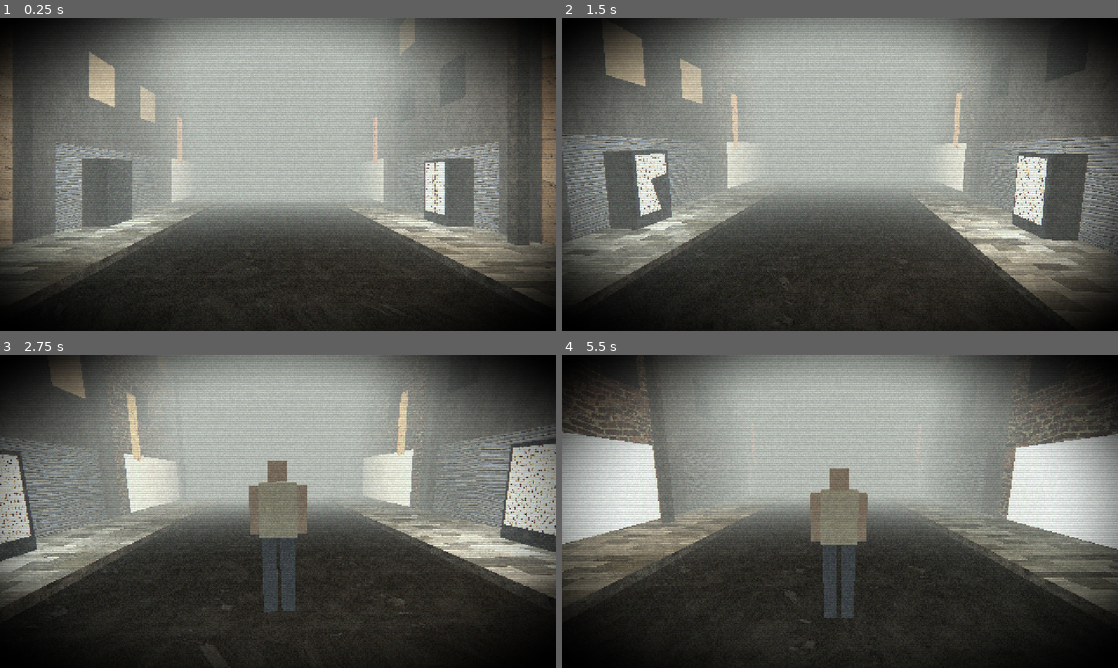
Above: before the commit, frames 1-4 (two rows, left to right).
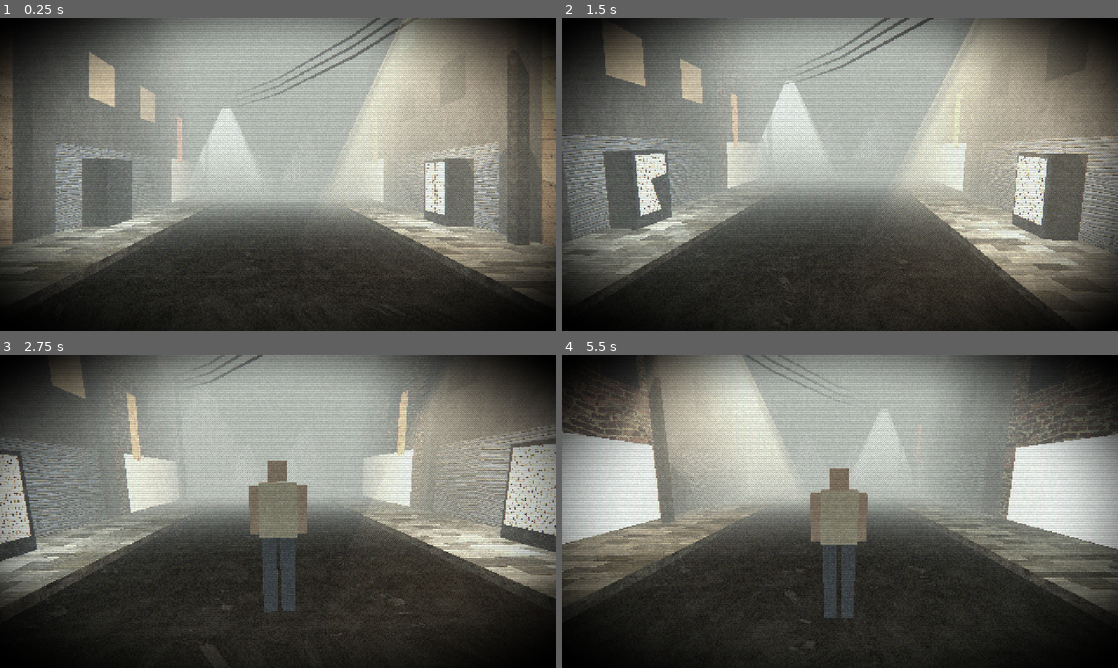
Above: after the commit, the same moments.

Repository: vareIIa/PSX
Game: Godot game, scene res://scenes/test/rua_teste.tscn
Same seed, same stepped clock (60 frames per second), same inputs: the game is played once before the commit and once after it.
Inputs (mouse positions are in pixels of both pictures, inside the frame that each line leads up to):
- Up to frame 1 (0.25 s): no input
- Up to frame 2 (1.5 s): tap Enter at 0.5 s; move the mouse to (867, 174) at 0.52 s; hold Ctrl (agachar) 0.53-1.28 s; hold W (mover_frente) from 0.53 s (still down); move the mouse to (812, 174) at 1.27 s; tap V (alternar_camera) at 1.35 s
- Up to frame 3 (2.75 s): keep holding W (mover_frente); move the mouse to (289, 505) at 2.02 s; hold Shift (correr) from 2.03 s (still down)
- Up to frame 4 (5.5 s): keep holding W (mover_frente); move the mouse to (834, 517) at 2.77 s; release Shift (correr) at 2.78 s; tap one key every 0.75 s from 2.85 s: E (interagir) F (lanterna) D (mover_dir) A (mover_esq); move the mouse to (878, 514) at 3.52 s; move the mouse to (795, 508) at 4.27 s; move the mouse to (845, 511) at 5.02 s

The runs differ from the first frame. In frame 1, 14% of the frame differs, in the area x 35-100%, y 0-66%; in frame 2, 16%, in the area x 35-100%, y 0-73%; in frame 3, 5.8%; in frame 4, 9.0%.

Commit message:
Facho de luz geometrico, lampadas com defeito e fiacao aerea
Facho de luz
- Novo psx_light_cone.gdshader: tronco de cone translucido somado por
  cima da cena, com o degrade na cor de vertice. Nao e raymarch, e a
  proibicao do ART-BIBLE secao 8 segue valendo. E o que o PS1 fazia, e
  por isso o facho aparece facetado em vez de suave
- PSXMesh.cone gera o tronco com oito lados, alfa caindo com o quadrado
- Alfa passa por dither Bayer: o PS1 nao tinha transparencia por pixel,
  ele alternava pixels num padrao ordenado
- Silhueta atenuada pelo angulo de encaramento, senao o cone vira um
  triangulo recortado de papel
- Forca vira campo do FogPreset. Nao segue a densidade linearmente por um
  motivo perceptual: em nevoa densa o fundo ja e claro e pouco brilho
  somado ja le como facho, enquanto muito estoura em branco chapado

Lampadas
- Componente Lampada junta fonte, facho e emissao, que tem que piscar
  juntos ou o efeito quebra
- Padroes por tipo de lampada, nao ruido aleatorio. Sodio de rua apaga de
  vez e reacende devagar porque o vapor precisa reaquecer; fluorescente
  surta em rajada rapida e volta. Errar isso faz o cenario parecer
  discoteca em vez de rua abandonada
- Um poste em cada tres tem defeito: o defeito so assusta quando e excecao

Fiacao aerea
- Ziguezague entre postes, tres cabos por vao em parabola de quatro
  segmentos. Estava previsto na Fase 4 do plano

Bug encontrado pela verificacao nova
- As maquinas de venda dos dois lados da rua ficam no mesmo z, entao
  derivavam a mesma semente e piscavam em sincronia, o que le como queda
  de energia geral em vez de lampada estragada. O lado agora entra na
  semente e no nome do no

Verificacao
- Captura passa a contar frames de FISICA, de passo fixo, entao o mesmo
  numero de frame e sempre o mesmo instante de simulacao. Sem isso nada
  animado no tempo sairia igual em duas capturas
- Novo ./dev.sh flicker: amostra 15 s de simulacao e afirma que o defeito
  varia, que a estavel nao varia e que ninguem pisca em sincronia
- 186 assercoes de contrato, agora cobrindo blend_add e depth_draw_never
  no shader do facho

Co-Authored-By: Claude Opus 5 <noreply@anthropic.com>

Diff:
--- a/game/resources/fog/fog_denso.tres
+++ b/game/resources/fog/fog_denso.tres
@@ -16,3 +16,4 @@
 grade_tint = Color(0.960784, 0.980392, 0.968627, 1)
 ambient_energy = 0.90
 ambient_color = Color(0.788235, 0.803922, 0.776471, 1)
+facho_forca = 0.42
--- a/game/resources/fog/fog_interior.tres
+++ b/game/resources/fog/fog_interior.tres
@@ -16,3 +16,4 @@
 grade_tint = Color(1.000000, 0.956863, 0.901961, 1)
 ambient_energy = 0.55
 ambient_color = Color(0.419608, 0.400000, 0.360784, 1)
+facho_forca = 0.38
--- a/game/resources/fog/fog_leve.tres
+++ b/game/resources/fog/fog_leve.tres
@@ -16,3 +16,4 @@
 grade_tint = Color(1.000000, 1.000000, 1.000000, 1)
 ambient_energy = 0.60
 ambient_color = Color(0.541176, 0.580392, 0.564706, 1)
+facho_forca = 0.66
--- a/game/resources/fog/fog_off.tres
+++ b/game/resources/fog/fog_off.tres
@@ -16,3 +16,4 @@
 grade_tint = Color(0.933333, 0.968627, 0.949020, 1)
 ambient_energy = 0.5
 ambient_color = Color(0.239216, 0.329412, 0.313725, 1)
+facho_forca = 0.3
--- /dev/null
+++ b/game/resources/materials/mat_cone_luz.tres
@@ -0,0 +1,15 @@
+[gd_resource type="ShaderMaterial" load_steps=2 format=3]
+
+[ext_resource type="Shader" path="res://shaders/psx_light_cone.gdshader" id="1_shader"]
+
+[resource]
+resource_name = "mat_cone_luz"
+render_priority = 1
+shader = ExtResource("1_shader")
+shader_parameter/cor = Color(1, 1, 1, 1)
+shader_parameter/intensidade = 1.0
+shader_parameter/fade_inicio = 12.0
+shader_parameter/fade_fim = 26.0
+shader_parameter/fade_perto = 1.2
+shader_parameter/snap_resolution = Vector2(240, 135)
+shader_parameter/use_snap = true
--- /dev/null
+++ b/game/shaders/psx_light_cone.gdshader
@@ -0,0 +1,86 @@
+// Facho de luz como geometria somada. O jeito que o PS1 fazia.
+//
+// O ART-BIBLE secao 8 proibe nevoa volumetrica com raymarch, e a proibicao segue
+// valendo. Isto nao e raymarch: e um tronco de cone translucido somado por cima
+// da cena, com o degrade na cor de vertice. Silent Hill e Resident Evil faziam
+// exatamente assim, e por isso o facho aparece facetado em vez de suave.
+//
+// A intensidade sobe com a densidade da nevoa, porque e a nevoa que da o que
+// iluminar. Com nevoa desligada o facho quase some, que e o correto.
+
+shader_type spatial;
+render_mode blend_add, unshaded, cull_disabled, depth_draw_never,
+	shadows_disabled, vertex_lighting;
+
+// Multiplicador global. A cor de cada lampada vem da cor de vertice do cone,
+// senao o material compartilhado faria todos os postes terem a mesma cor.
+uniform vec4 cor : source_color = vec4(1.0, 1.0, 1.0, 1.0);
+uniform float intensidade : hint_range(0.0, 4.0) = 1.0;
+
+// Modulada pelo script da lampada. E instance uniform para cada poste piscar no
+// seu proprio ritmo sem duplicar material.
+instance uniform float piscar = 1.0;
+
+// O facho some de longe: somar geometria brilhante no fundo da rua entrega o
+// truque e polui o horizonte.
+uniform float fade_inicio = 12.0;
+uniform float fade_fim = 26.0;
+
+// Fatia de perto, para a camera nao entrar dentro de um bloco de luz solido.
+uniform float fade_perto = 1.2;
+
+uniform vec2 snap_resolution = vec2(240.0, 135.0);
+uniform bool use_snap = true;
+
+const float BAYER[16] = float[](
+	 0.0,  8.0,  2.0, 10.0,
+	12.0,  4.0, 14.0,  6.0,
+	 3.0, 11.0,  1.0,  9.0,
+	15.0,  7.0, 13.0,  5.0
+);
+
+varying float v_alpha;
+varying float v_dist;
+varying vec3 v_cor;
+varying vec3 v_normal_view;
+varying vec3 v_pos_view;
+
+void vertex() {
+	vec4 clip = PROJECTION_MATRIX * MODELVIEW_MATRIX * vec4(VERTEX, 1.0);
+
+	// O facho tem que tremer junto com o cenario. Sem snap ele desliza sobre a
+	// geometria e denuncia que e um objeto separado.
+	if (use_snap && clip.w > 0.0) {
+		vec3 ndc = clip.xyz / clip.w;
+		ndc.xy = floor(ndc.xy * snap_resolution) / snap_resolution;
+		clip = vec4(ndc * clip.w, clip.w);
+	}
+	POSITION = clip;
+
+	v_alpha = COLOR.a;
+	v_cor = COLOR.rgb;
+	vec3 pv = (MODELVIEW_MATRIX * vec4(VERTEX, 1.0)).xyz;
+	v_pos_view = pv;
+	v_dist = length(pv);
+	v_normal_view = normalize((MODELVIEW_MATRIX * vec4(NORMAL, 0.0)).xyz);
+}
+
+void fragment() {
+	float a = v_alpha * intensidade * piscar;
+
+	// Suaviza a silhueta: de raspao o cone some, de frente ele aparece inteiro.
+	float encaramento = abs(dot(normalize(v_normal_view), normalize(-v_pos_view)));
+	a *= smoothstep(0.0, 0.5, encaramento);
+
+	a *= 1.0 - smoothstep(fade_inicio, fade_fim, v_dist);
+	a *= smoothstep(0.0, fade_perto, v_dist);
+
+	// Dither na transparencia. O PS1 nao tinha alfa por pixel de verdade: ele
+	// alternava pixels num padrao ordenado, e e isso que da o facho granulado
+	// em vez de um degrade limpo de motor moderno.
+	int idx = int(mod(FRAGCOORD.y, 4.0)) * 4 + int(mod(FRAGCOORD.x, 4.0));
+	a += (BAYER[idx] / 16.0 - 0.5) * 0.12;
+
+	ALBEDO = cor.rgb * v_cor;
+	ALPHA = clamp(a, 0.0, 1.0);
+}
--- a/game/src/levels/rua_teste.gd
+++ b/game/src/levels/rua_teste.gd
@@ -33,6 +33,8 @@
 var _mats: Dictionary[StringName, ShaderMaterial] = {}
 var _tris: int = 0
 var _rng := RandomNumberGenerator.new()
+## Topo de cada poste, na ordem de colocacao. A fiacao liga um ao seguinte.
+var _topos_de_poste: Array[Vector3] = []
 
 
 func _ready() -> void:
@@ -96,10 +98,16 @@
 	# Postes com fiacao, alternando de lado
 	var z := -8.0
 	var lado_poste := 1.0
+	var n_poste := 0
 	while z > -COMPRIMENTO + 6.0:
-		_poste(Vector3(lado_poste * (borda + LARGURA_CALCADA - 0.5), 0.0, z), lado_poste)
+		_poste(Vector3(lado_poste * (borda + LARGURA_CALCADA - 0.5), 0.0, z),
+			lado_poste, n_poste)
 		z -= ESPACO_POSTE
 		lado_poste *= -1.0
+		n_poste += 1
+
+	# Depois dos postes, senao nao ha topo para ligar.
+	_fiacao()
 
 	_colisao_chao(meio)
 
@@ -183,16 +191,21 @@
 	_plano("MaquinaVitrine", Vector2(0.92, 1.5), &"maquina_venda",
 		Transform3D(giro, pos + Vector3(-lado * 0.37, 1.05, 0.0)))
 
-	var luz := OmniLight3D.new()
-	luz.position = pos + Vector3(-lado * 0.9, 1.1, 0.0)
-	luz.light_color = Color("eaf2ff")
-	luz.light_energy = 2.2
-	luz.omni_range = 5.5
-	luz.shadow_enabled = false
-	_luzes.add_child(luz)
-
-
-func _poste(pos: Vector3, lado: float) -> void:
+	# Fluorescente de maquina de venda: a que treme em rajada, nao a que morre.
+	var lampada := Lampada.new()
+	var etiqueta := "%s%d" % ["E" if lado < 0.0 else "D", int(abs(pos.z))]
+	lampada.name = "Maquina" + etiqueta
+	lampada.position = pos + Vector3(-lado * 0.9, 1.1, 0.0)
+	lampada.cor = Color("eaf2ff")
+	lampada.energia = 2.2
+	lampada.alcance = 5.5
+	lampada.facho_visivel = false
+	lampada.semente = 9001 + int(abs(pos.z) * 7.0) + (523 if lado > 0.0 else 0)
+	lampada.padrao = Lampada.Padrao.FLUORESCENTE
+	_luzes.add_child(lampada)
+
+
+func _poste(pos: Vector3, lado: float, indice: int) -> void:
 	var mastro := MeshInstance3D.new()
 	mastro.name = "Poste"
 	var mesh := PSXMesh.box(Vector3(0.22, 7.0, 0.22), 0.6)
@@ -203,7 +216,7 @@
 	_geo.add_child(mastro)
 	_tris += PSXMesh.triangle_count(mesh)
 
-	# Braco e luminaria projetados sobre a rua
+	# Braco projetado sobre a rua
 	var braco := MeshInstance3D.new()
 	braco.name = "PosteBraco"
 	var bm := PSXMesh.box(Vector3(1.5, 0.1, 0.1), 1.0)
@@ -214,14 +227,71 @@
 	_geo.add_child(braco)
 	_tris += PSXMesh.triangle_count(bm)
 
-	var luz := OmniLight3D.new()
-	luz.position = pos + Vector3(-lado * 1.4, 6.4, 0.0)
-	luz.light_color = LUZ_POSTE_COR
-	luz.light_energy = LUZ_POSTE_ENERGIA
-	luz.omni_range = LUZ_POSTE_ALCANCE
-	luz.omni_attenuation = 1.1
-	luz.shadow_enabled = false
-	_luzes.add_child(luz)
+	# Um poste em cada tres esta morrendo. Uma rua inteira piscando vira
+	# discoteca; o defeito so assusta quando e excecao.
+	var lampada := Lampada.new()
+	lampada.name = "Lampada%d" % indice
+	lampada.position = pos + Vector3(-lado * 1.4, 6.35, 0.0)
+	lampada.cor = LUZ_POSTE_COR
+	lampada.energia = LUZ_POSTE_ENERGIA
+	lampada.alcance = LUZ_POSTE_ALCANCE
+	lampada.raio_base = 3.2
+	lampada.altura_facho = 6.2
+	lampada.semente = 4001 + indice * 137
+	lampada.padrao = Lampada.Padrao.SODIO_FALHANDO if indice % 3 == 1 \
+		else Lampada.Padrao.ESTAVEL
+	_luzes.add_child(lampada)
+
+	_topos_de_poste.append(pos + Vector3(0.0, 6.9, 0.0))
+
+
+## Fiacao aerea em ziguezague entre os postes. E o elemento que mais marca a rua
+## japonesa suburbana da referencia, mais que qualquer fachada.
+##
+## O cabo desenha uma catenaria, mas a curva exata nao importa numa tela de
+## 480x270: uma parabola com quatro segmentos ja da a barriga que o olho espera,
+## e custa um sexto dos triangulos.
+func _fiacao() -> void:
+	const SEGMENTOS := 4
+	const ALTURAS := [0.0, -0.35, -0.7]
+	const BARRIGA := 0.9
+
+	for i in _topos_de_poste.size() - 1:
+		var a := _topos_de_poste[i]
+		var b := _topos_de_poste[i + 1]
+		for nivel: float in ALTURAS:
+			var desloc := Vector3(0.0, nivel, 0.0)
+			var anterior := a + desloc
+			for seg in range(1, SEGMENTOS + 1):
+				var t := float(seg) / float(SEGMENTOS)
+				var ponto := (a + desloc).lerp(b + desloc, t)
+				ponto.y -= BARRIGA * 4.0 * t * (1.0 - t)
+				_cabo(anterior, ponto)
+				anterior = ponto
+
+
+## Um trecho reto de cabo entre dois pontos.
+func _cabo(de: Vector3, para: Vector3) -> void:
+	var vetor := para - de
+	var comprimento := vetor.length()
+	if comprimento < 0.01:
+		return
+
+	var mi := MeshInstance3D.new()
+	mi.name = "Cabo"
+	var mesh := PSXMesh.box(Vector3(comprimento, 0.06, 0.06), 0.5)
+	mi.mesh = mesh
+	mi.material_override = _mats.get(&"metal")
+	# Alinha o eixo X da caixa com a direcao do cabo.
+	var direcao := vetor / comprimento
+	var eixo := Vector3.RIGHT.cross(direcao)
+	var base := Basis()
+	if eixo.length_squared() > 0.000001:
+		base = Basis(eixo.normalized(), Vector3.RIGHT.angle_to(direcao))
+	mi.transform = Transform3D(base, de + vetor * 0.5)
+	mi.cast_shadow = GeometryInstance3D.SHADOW_CASTING_SETTING_OFF
+	_geo.add_child(mi)
+	_tris += PSXMesh.triangle_count(mesh)
 
 
 # --- utilitarios ------------------------------------------------------------
--- a/game/src/render/psx_mesh.gd
+++ b/game/src/render/psx_mesh.gd
@@ -91,6 +91,70 @@
 	return mesh
 
 
+## Tronco de cone aberto, sem tampas, para o facho de luz sob um poste.
+##
+## O ART-BIBLE proibe nevoa volumetrica com raymarch, e com razao: o PS1 nao
+## tinha. O que ele tinha era exatamente isto, um cone de geometria translucida
+## somada por cima da cena. O degrade fica na cor de vertice, entao a queda de
+## intensidade e interpolada por vertice como todo o resto do contrato.
+##
+## Poucos lados de proposito: o facho tem que ler como poligono, nao como cone
+## suave. Oito e o numero que os jogos da epoca usavam.
+static func cone(
+	raio_topo: float,
+	raio_base: float,
+	altura: float,
+	lados: int = 8,
+	aneis: int = 3,
+	cor_topo: Color = Color(1.0, 1.0, 1.0, 1.0),
+	cor_base: Color = Color(1.0, 1.0, 1.0, 0.0)
+) -> ArrayMesh:
+	lados = maxi(3, lados)
+	aneis = maxi(1, aneis)
+
+	var verts := PackedVector3Array()
+	var norms := PackedVector3Array()
+	var uvs := PackedVector2Array()
+	var colors := PackedColorArray()
+	var idx := PackedInt32Array()
+
+	for a in aneis + 1:
+		var t := float(a) / float(aneis)
+		var y := -altura * t
+		var raio := lerpf(raio_topo, raio_base, t)
+		# Alfa cai com o quadrado: luz espalhada perde intensidade rapido perto
+		# da fonte e devagar longe dela, e linear le como cone de papel.
+		var cor := cor_topo.lerp(cor_base, t * t)
+		for l in lados + 1:
+			var ang := TAU * float(l) / float(lados)
+			var dir := Vector3(cos(ang), 0.0, sin(ang))
+			verts.append(dir * raio + Vector3(0.0, y, 0.0))
+			norms.append(dir)
+			uvs.append(Vector2(float(l) / float(lados), t))
+			colors.append(cor)
+
+	var passo := lados + 1
+	for a in aneis:
+		for l in lados:
+			var v0 := a * passo + l
+			var v1 := v0 + 1
+			var v2 := v0 + passo
+			var v3 := v2 + 1
+			idx.append_array([v0, v2, v1, v1, v2, v3])
+
+	var arrays := []
+	arrays.resize(Mesh.ARRAY_MAX)
+	arrays[Mesh.ARRAY_VERTEX] = verts
+	arrays[Mesh.ARRAY_NORMAL] = norms
+	arrays[Mesh.ARRAY_TEX_UV] = uvs
+	arrays[Mesh.ARRAY_COLOR] = colors
+	arrays[Mesh.ARRAY_INDEX] = idx
+
+	var mesh := ArrayMesh.new()
+	mesh.add_surface_from_arrays(Mesh.PRIMITIVE_TRIANGLES, arrays)
+	return mesh
+
+
 ## Numero de triangulos de uma malha, para conferir budget do ART-BIBLE secao 10.
 static func triangle_count(mesh: Mesh) -> int:
 	var total := 0
--- a/game/src/systems/capture_tool.gd
+++ b/game/src/systems/capture_tool.gd
@@ -8,8 +8,10 @@
 ##
 ##     godot --path game -- --shot=out.png --shot-frame=30 --shot-quit
 ##
-## `--shot-frame` precisa ser generoso: shader compila no primeiro uso e o
-## primeiro frame sai sem ele.
+## `--shot-frame` conta frames de FISICA, nao de render. A fisica roda em passo
+## fixo de 60 Hz, entao o frame 60 e sempre 1,0 s de simulacao, independente da
+## velocidade da maquina. Sem isso nada que se anima no tempo, como o piscar dos
+## postes, sairia igual em duas capturas seguidas.
 extends Node
 
 const DEFAULT_FRAME := 30
@@ -17,6 +19,8 @@
 var _target_path: String = ""
 var _target_frame: int = DEFAULT_FRAME
 var _quit_after: bool = false
+## Passo de amostragem do nivel das lampadas, em frames de fisica. Zero desliga.
+var _sample_step: int = 0
 var _frames: int = 0
 var _done: bool = false
 
@@ -24,9 +28,9 @@
 func _ready() -> void:
 	_parse_args(OS.get_cmdline_user_args())
 	if _target_path.is_empty():
-		set_process(false)
+		set_physics_process(false)
 		return
-	print("[capture] gravando %s no frame %d" % [_target_path, _target_frame])
+	print("[capture] gravando %s no frame de fisica %d" % [_target_path, _target_frame])
 
 
 func _parse_args(args: PackedStringArray) -> void:
@@ -37,12 +41,19 @@
 			_target_frame = maxi(1, arg.trim_prefix("--shot-frame=").to_int())
 		elif arg == "--shot-quit":
 			_quit_after = true
+		elif arg.begins_with("--sample="):
+			_sample_step = maxi(1, arg.trim_prefix("--sample=").to_int())
 
 
-func _process(_delta: float) -> void:
+func _physics_process(_delta: float) -> void:
 	if _done:
 		return
 	_frames += 1
+
+	if _sample_step > 0 and _frames % _sample_step == 0:
+		for l: Node in get_tree().get_nodes_in_group(&"lampada"):
+			print("[amostra] %d %s %.3f" % [_frames, l.name, l.nivel])
+
 	if _frames < _target_frame:
 		return
 	_done = true
@@ -74,6 +85,9 @@
 	if jogador != null:
 		print("[capture] jogador em %.2f, %.2f, %.2f"
 			% [jogador.global_position.x, jogador.global_position.y, jogador.global_position.z])
+	for l: Node in get_tree().get_nodes_in_group(&"lampada"):
+		print("[lampada] %s %.3f" % [l.name, l.nivel])
+
 	_finish(0)
 
 
--- a/game/src/world/fog_preset.gd
+++ b/game/src/world/fog_preset.gd
@@ -40,6 +40,15 @@
 ## preto, e usa-lo como ambiente apaga a cena inteira. Por isso a cor e separada.
 @export var ambient_color: Color = Color("c9cdc6")
 
+## Forca do facho de luz geometrico sob as lampadas.
+##
+## Nao segue a densidade da nevoa de forma linear, e por um motivo perceptual:
+## em nevoa densa o fundo ja e claro, entao pouco brilho somado ja le como facho
+## e muito brilho estoura em branco chapado. Em nevoa leve o fundo e escuro e o
+## facho precisa de mais para aparecer. Por isso o valor e ajustado por preset em
+## vez de calculado.
+@export_range(0.0, 2.0, 0.01) var facho_forca: float = 0.5
+
 
 ## Valida o preset contra as regras do ART-BIBLE.
 ## Retorna lista vazia quando o preset esta correto.
--- /dev/null
+++ b/game/src/world/lampada.gd
@@ -0,0 +1,230 @@
+## Lampada com facho de luz geometrico e defeito proprio.
+##
+## Junta tres coisas que tem que piscar juntas ou o efeito quebra: a fonte
+## dinamica, o cone de luz somado e a emissao do corpo da luminaria. Piscar so a
+## luz e deixar o facho aceso denuncia o truque na hora.
+##
+## Os padroes nao sao ruido aleatorio. Lampada de sodio de rua morre de um jeito
+## especifico: apaga de vez, fica escura alguns segundos e volta devagar, porque
+## o vapor precisa reaquecer. Fluorescente faz o oposto, surta em rajada rapida e
+## volta. Errar isso faz o cenario parecer discoteca em vez de rua abandonada.
+class_name Lampada
+extends Node3D
+
+const MAT_CONE := "res://resources/materials/mat_cone_luz.tres"
+
+enum Padrao {
+	ESTAVEL,          ## acesa, com uma ondulacao quase imperceptivel
+	SODIO_FALHANDO,   ## apaga de vez e reacende devagar
+	FLUORESCENTE,     ## rajadas rapidas de tremulacao
+	MORTA,            ## apagada, com um estalo raro
+}
+
+@export var padrao: Padrao = Padrao.ESTAVEL
+@export var cor: Color = Color("ffb763")
+@export_range(0.0, 12.0, 0.1) var energia: float = 3.6
+@export_range(0.5, 40.0, 0.5) var alcance: float = 11.5
+@export_range(0.0, 4.0, 0.05) var atenuacao: float = 1.1
+
+@export_group("Facho")
+@export var facho_visivel: bool = true
+@export_range(0.05, 3.0, 0.05) var raio_topo: float = 0.28
+@export_range(0.2, 12.0, 0.1) var raio_base: float = 3.1
+@export_range(0.5, 20.0, 0.1) var altura_facho: float = 6.3
+
+## Semente do defeito. Duas lampadas com a mesma semente piscam iguais, o que
+## fica obviamente artificial numa fileira de postes.
+@export var semente: int = 0
+
+## Nivel atual, de 0 a 1. Outros sistemas podem ler, por exemplo para o radio
+## chiar quando a luz cai.
+var nivel: float = 1.0
+
+signal apagou()
+signal acendeu()
+
+var _luz: OmniLight3D
+var _facho: MeshInstance3D
+var _rng := RandomNumberGenerator.new()
+
+var _estado: int = 0
+var _restante: float = 0.0
+var _t: float = 0.0
+var _alvo: float = 1.0
+var _de: float = 1.0
+var _dur: float = 1.0
+var _estava_aceso: bool = true
+
+
+func _ready() -> void:
+	add_to_group(&"lampada")
+	_rng.seed = semente if semente != 0 else hash(get_path())
+	_montar()
+	_sortear_estado_inicial()
+	Settings.changed.connect(_aplicar_densidade)
+	_aplicar_densidade()
+
+
+func _montar() -> void:
+	_luz = OmniLight3D.new()
+	_luz.name = "Fonte"
+	_luz.light_color = cor
+	_luz.light_energy = energia
+	_luz.omni_range = alcance
+	_luz.omni_attenuation = atenuacao
+	# ART-BIBLE secao 7 — o PS1 nao tinha sombra dinamica
+	_luz.shadow_enabled = false
+	add_child(_luz)
+
+	if not facho_visivel:
+		return
+
+	_facho = MeshInstance3D.new()
+	_facho.name = "Facho"
+	# A cor entra na malha, nao no material: o material e compartilhado.
+	_facho.mesh = PSXMesh.cone(raio_topo, raio_base, altura_facho, 8, 3,
+		Color(cor.r, cor.g, cor.b, 0.5), Color(cor.r, cor.g, cor.b, 0.0))
+	if ResourceLoader.exists(MAT_CONE):
+		_facho.material_override = load(MAT_CONE)
+	else:
+		push_error("Lampada: material do facho ausente em %s" % MAT_CONE)
+	_facho.cast_shadow = GeometryInstance3D.SHADOW_CASTING_SETTING_OFF
+	# O facho e translucido e somado: entra depois de tudo que e opaco.
+	_facho.sorting_offset = -1.0
+	add_child(_facho)
+
+
+## O facho so tem o que iluminar se houver nevoa. Com nevoa densa ele domina a
+## cena, com nevoa desligada ele quase some. Isso e o que amarra o efeito ao
+## sistema de oclusao em vez de deixar solto como enfeite.
+func _aplicar_densidade() -> void:
+	if _facho == null:
+		return
+	# Densidade e global, entao vai no material compartilhado mesmo.
+	_facho.material_override.set_shader_parameter(
+		&"intensidade", Settings.fog_preset().facho_forca)
+
+
+func _physics_process(delta: float) -> void:
+	if padrao == Padrao.ESTAVEL:
+		_t += delta
+		# Ondulacao minima. Nao e para ser notada, e para a luz nao parecer
+		# congelada quando o jogador fica parado olhando para ela.
+		nivel = 1.0 + sin(_t * 2.3) * 0.015
+	else:
+		_avancar(delta)
+
+	_aplicar_nivel()
+
+
+func _aplicar_nivel() -> void:
+	_luz.light_energy = energia * nivel
+	if _facho != null:
+		_facho.set_instance_shader_parameter(&"piscar", nivel)
+
+	var aceso := nivel > 0.25
+	if aceso != _estava_aceso:
+		_estava_aceso = aceso
+		if aceso:
+			acendeu.emit()
+		else:
+			apagou.emit()
+
+
+# --- maquina de estados do defeito ------------------------------------------
+
+func _avancar(delta: float) -> void:
+	_restante -= delta
+	_t += delta
+
+	if _restante > 0.0:
+		nivel = _interpolar()
+		return
+
+	match padrao:
+		Padrao.SODIO_FALHANDO: _proximo_sodio()
+		Padrao.FLUORESCENTE: _proximo_fluorescente()
+		Padrao.MORTA: _proximo_morta()
+		_: nivel = 1.0
+
+
+func _interpolar() -> float:
+	if _dur <= 0.0:
+		return _alvo
+	var k := clampf(1.0 - _restante / _dur, 0.0, 1.0)
+	return lerpf(_de, _alvo, k)
+
+
+func _ir_para(alvo: float, duracao: float) -> void:
+	_de = nivel
+	_alvo = alvo
+	_dur = maxf(0.0001, duracao)
+	_restante = _dur
+
+
+## Sodio: aceso muito tempo, apaga rapido, fica escuro e reacende devagar.
+## O reacendimento lento e a assinatura: o vapor precisa reaquecer.
+func _proximo_sodio() -> void:
+	match _estado:
+		0:  # aceso
+			_estado = 1
+			_ir_para(0.04, 0.12)
+		1:  # apagado, esperando esfriar
+			_estado = 2
+			_ir_para(0.03, _rng.randf_range(0.5, 2.2))
+		2:  # religando devagar
+			_estado = 3
+			_ir_para(1.0, _rng.randf_range(0.9, 2.1))
+		_:  # de volta ao normal
+			_estado = 0
+			_ir_para(1.0, _rng.randf_range(3.5, 11.0))
+
+
+## Fluorescente: rajada de tremulacao rapida, depois estabilidade.
+func _proximo_fluorescente() -> void:
+	if _estado == 0:
+		_estado = 1
+		_ir_para(1.0, _rng.randf_range(2.0, 7.0))
+		return
+
+	# Dentro da rajada alterna entre quase apagada e cheia, a cerca de 15 Hz
+	if _estado < 14 and _rng.randf() < 0.82:
+		_estado += 1
+		var claro := _estado % 2 == 0
+		_ir_para(1.0 if claro else _rng.randf_range(0.06, 0.3),
+			_rng.randf_range(0.03, 0.09))
+		return
+
+	_estado = 0
+	_ir_para(1.0, 0.12)
+
+
+## Morta: apagada, com um estalo curto de vez em quando.
+func _proximo_morta() -> void:
+	if _estado == 0:
+		_estado = 1
+		_ir_para(_rng.randf_range(0.5, 0.9), 0.05)
+	elif _estado == 1:
+		_estado = 2
+		_ir_para(0.0, 0.08)
+	else:
+		_estado = 0
+		_ir_para(0.0, _rng.randf_range(4.0, 15.0))
+
+
+## Comeca em ponto aleatorio do ciclo. Sem isso uma rua inteira de postes
+## apagaria em sincronia no primeiro segundo de jogo.
+func _sortear_estado_inicial() -> void:
+	nivel = 1.0
+	match padrao:
+		Padrao.MORTA:
+			nivel = 0.0
+			_ir_para(0.0, _rng.randf_range(0.5, 12.0))
+		Padrao.SODIO_FALHANDO:
+			_estado = 0
+			_ir_para(1.0, _rng.randf_range(0.5, 11.0))
+		Padrao.FLUORESCENTE:
+			_estado = 0
+			_ir_para(1.0, _rng.randf_range(0.5, 7.0))
+		_:
+			_t = _rng.randf_range(0.0, 10.0)
--- a/game/tests/run_tests.gd
+++ b/game/tests/run_tests.gd
@@ -116,7 +116,8 @@
 
 func _shaders() -> void:
 	_secao("shaders")
-	for path: String in ["res://shaders/psx_surface.gdshader", "res://shaders/post_psx.gdshader"]:
+	for path: String in ["res://shaders/psx_surface.gdshader", "res://shaders/post_psx.gdshader",
+			"res://shaders/psx_light_cone.gdshader"]:
 		_check(ResourceLoader.exists(path), "shader ausente: %s" % path)
 
 	var fonte := FileAccess.get_file_as_string("res://shaders/psx_surface.gdshader")
@@ -125,6 +126,12 @@
 	_check(fonte.contains("POSITION = clip"),
 		"psx_surface nao escreve POSITION: sem isso nao ha vertex snap")
 
+	var cone := FileAccess.get_file_as_string("res://shaders/psx_light_cone.gdshader")
+	_check(cone.contains("blend_add"),
+		"psx_light_cone sem blend_add: o facho tem que somar, nao cobrir")
+	_check(cone.contains("depth_draw_never"),
+		"psx_light_cone escrevendo profundidade: o facho apagaria o que esta atras")
+
 	var pos := FileAccess.get_file_as_string("res://shaders/post_psx.gdshader")
 	_check(pos.contains("filter_nearest"),
 		"post_psx sem filter_nearest no screen_tex: o dither borra no upscale")
@@ -146,8 +153,19 @@
 		_check(mat != null, "%s nao carregou como ShaderMaterial" % arquivo)
 		if mat == null:
 			continue
-		_check(mat.shader != null and mat.shader.resource_path.contains("psx_surface"),
-			"%s nao usa psx_surface.gdshader" % arquivo)
+		if mat.shader == null:
+			_check(false, "%s sem shader" % arquivo)
+			continue
+
+		var caminho := mat.shader.resource_path
+		if caminho.contains("psx_light_cone"):
+			# Facho de luz: geometria somada, sem textura e sem iluminacao.
+			_check(mat.render_priority > 0,
+				"%s deveria ter render_priority acima de 0 para desenhar apos o opaco" % arquivo)
+			continue
+
+		_check(caminho.contains("psx_surface"),
+			"%s usa shader inesperado: %s" % [arquivo, caminho])
 		_check(mat.get_shader_parameter(&"albedo_tex") != null,
 			"%s sem textura em albedo_tex" % arquivo)
 
Not shown, added: game/shaders/psx_light_cone.gdshader.uid
Not shown, added: game/src/world/lampada.gd.uid
Not shown, added: captures/POLIMENTO.png
Not shown, added: captures/_piscar.png
Not shown, changed: captures/_walk.png
Not shown, added: captures/luz_denso.png
Not shown, added: captures/luz_leve.png
Not shown, added: captures/luz_off.png
Not shown, changed: dev.sh
